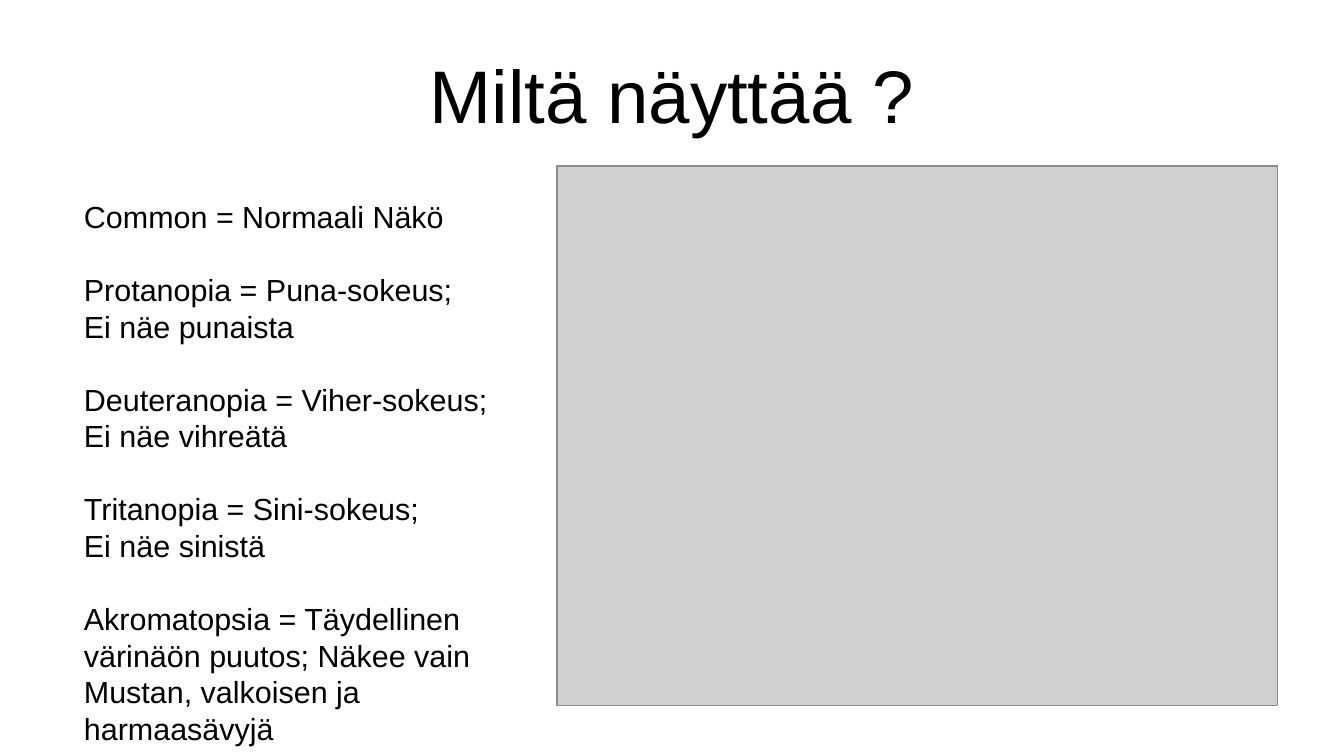
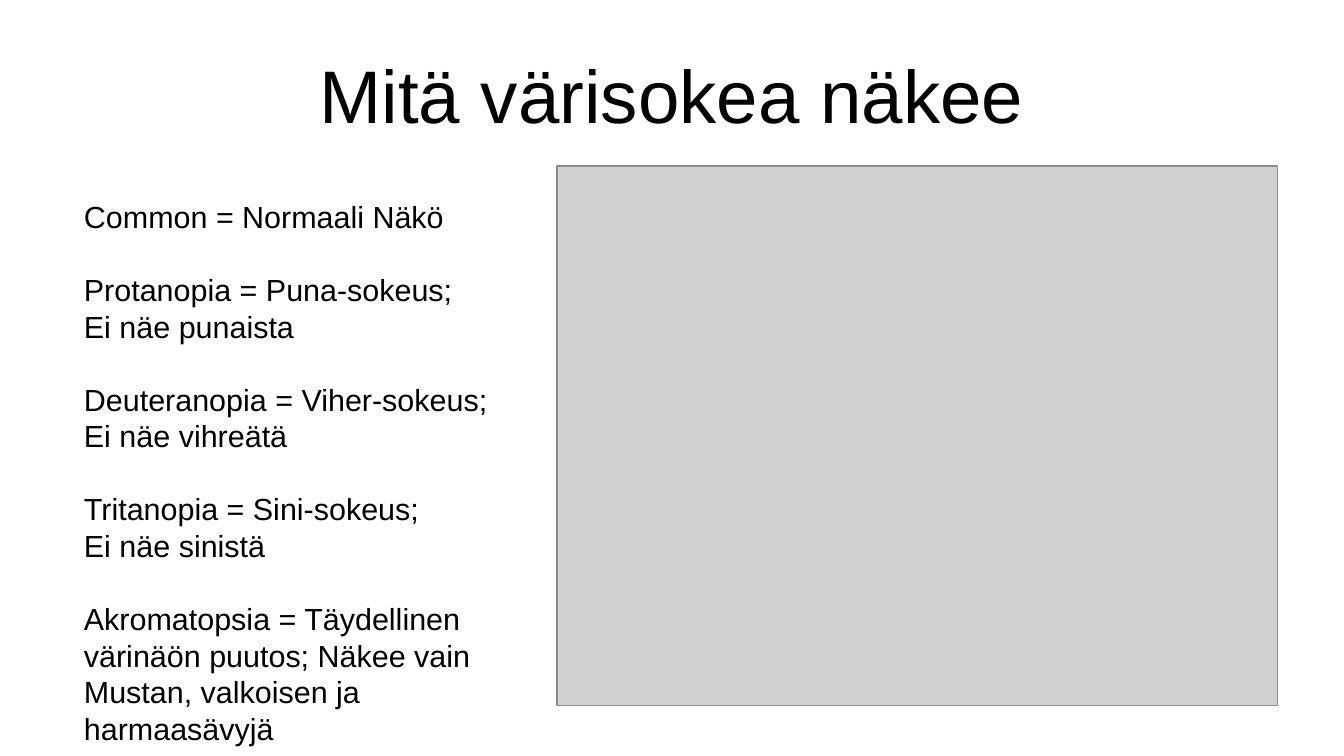
Before and after one commit to jukkav1/hh-projekti, a slide deck: slide 7 of docs/esitys-raakile.odp. Drawn at 1344x756 pixels with LibreOffice and Linux fonts; fonts in the diff are those of the drawing; grey boxes stand for pictures. Boxes give left, top, right and bottom in pixels: in the first picture for what was removed or moved away, otherwise in the second. Text is boxed around its words. In the diff, an @@ line names an element or a change of style, - is before the commit and + after.

```diff
--- a/docs/esitys-raakile.odp
+++ b/docs/esitys-raakile.odp
@@ title at (x1=320, y1=69, x2=1023, y2=124): text changed @@
-Miltä näyttää ?
+Mitä värisokea näkee
```
Also in this commit, not shown: 6 other slides changed, 2 slides added, 1 other file.
